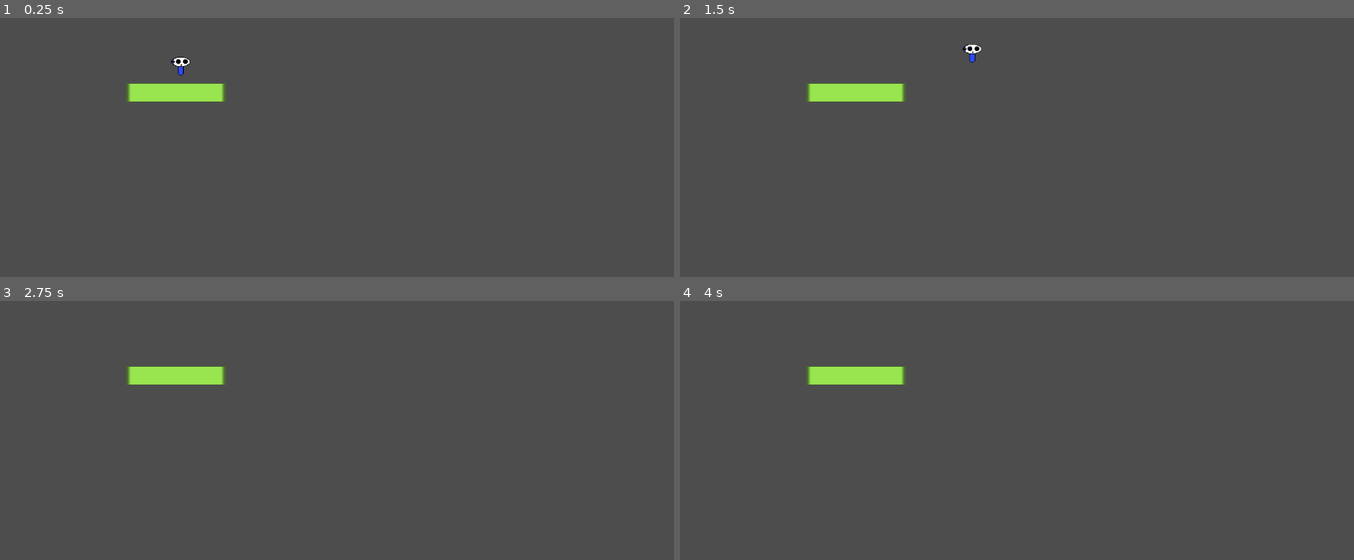
Above: before the commit, frames 1-4 (two rows, left to right).
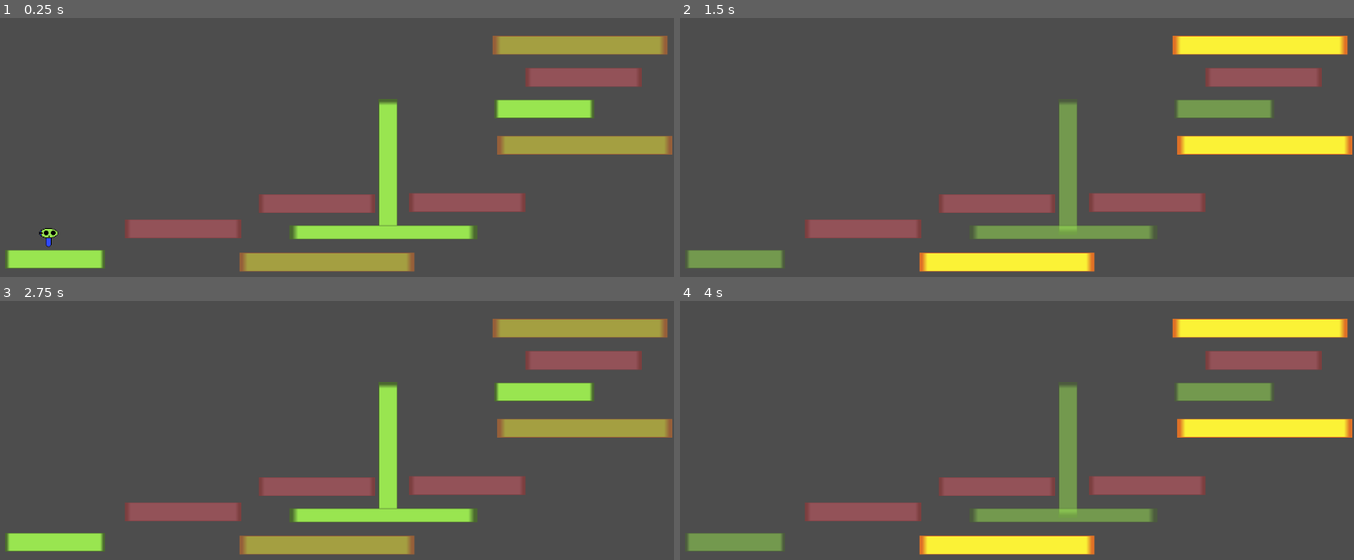
Above: after the commit, the same moments.

Repository: matiascastelnuovo1/project-ascension
Game: Godot game, scene res://scenes/level_test.tscn
Two runs of this game, one before a commit and one after it. Both use one fixed random seed, a clock stepped at 60 frames per second and the inputs below.
Inputs:
- Up to frame 1 (0.25 s): no input
- Up to frame 2 (1.5 s): hold Right (ui_right) from 0.53 s (still down); tap X (cambiar_mascara, bound only after the commit) at 0.6, 1.35 s
- Up to frame 3 (2.75 s): release Right (ui_right) at 2.03 s; hold Left (ui_left) from 2.03 s (still down); tap X (cambiar_mascara, bound only after the commit) at 2.1 s
- Up to frame 4 (4 s): tap Enter at 2.75 s; release Left (ui_left) at 2.78 s; hold Right (ui_right) from 2.78 s (still down); tap X (cambiar_mascara, bound only after the commit) at 2.85, 3.6 s; tap Space at 3.5 s

The runs differ from the first frame. In frame 1, 17% of the frame differs, in the area x 0-100%, y 6-99%; in frame 2, 17%; in frame 3, 17%; in frame 4, 17%.

Commit message:
Controles Plataforma Completos
Complete los controles de plataforma para el juego.
Igual esto se deberia aplicar a un TileMap creo.

Diff:
--- a/assets/personaje.tscn
+++ b/assets/personaje.tscn
@@ -1,16 +1,34 @@
-[gd_scene load_steps=5 format=3 uid="uid://jjlq5pq8jsa5"]
+[gd_scene load_steps=7 format=3 uid="uid://jjlq5pq8jsa5"]
 
 [ext_resource type="Script" uid="uid://d7ky4gv470b3" path="res://scripts/personaje.gd" id="1_ojj8y"]
-[ext_resource type="Texture2D" uid="uid://cum5yqs12pv25" path="res://assets/sprites/placeholder/personaje.png" id="2_bt18g"]
+[ext_resource type="Texture2D" uid="uid://cl3ylfpxau3as" path="res://assets/sprites/placeholder/personaje_amarillo.png" id="2_p5fd7"]
+[ext_resource type="Texture2D" uid="uid://bdl0d4y068h16" path="res://assets/sprites/placeholder/personaje_rojo.png" id="3_jybyp"]
+[ext_resource type="Texture2D" uid="uid://2rwjhvt0rgey" path="res://assets/sprites/placeholder/personaje_verde.png" id="4_gdxc4"]
 
 [sub_resource type="SpriteFrames" id="SpriteFrames_yogbf"]
 animations = [{
 "frames": [{
 "duration": 1.0,
-"texture": ExtResource("2_bt18g")
+"texture": ExtResource("2_p5fd7")
 }],
 "loop": true,
-"name": &"default",
+"name": &"amarillo",
+"speed": 5.0
+}, {
+"frames": [{
+"duration": 1.0,
+"texture": ExtResource("3_jybyp")
+}],
+"loop": true,
+"name": &"rojo",
+"speed": 5.0
+}, {
+"frames": [{
+"duration": 1.0,
+"texture": ExtResource("4_gdxc4")
+}],
+"loop": true,
+"name": &"verde",
 "speed": 5.0
 }]
 
@@ -23,6 +41,7 @@
 
 [node name="AnimatedSprite2D" type="AnimatedSprite2D" parent="."]
 sprite_frames = SubResource("SpriteFrames_yogbf")
+animation = &"verde"
 
 [node name="CollisionShape2D" type="CollisionShape2D" parent="."]
 shape = SubResource("RectangleShape2D_p5fd7")
--- a/assets/plataforma.tscn
+++ b/assets/plataforma.tscn
@@ -1,7 +1,36 @@
-[gd_scene load_steps=4 format=3 uid="uid://bjlcen0y8318f"]
+[gd_scene load_steps=7 format=3 uid="uid://bjlcen0y8318f"]
 
 [ext_resource type="Script" uid="uid://cei6ne2i1a46o" path="res://scripts/plataforma.gd" id="1_ogjxy"]
-[ext_resource type="Texture2D" uid="uid://deakvb0lrm0ms" path="res://assets/sprites/placeholder/platform (1).png" id="2_0n44c"]
+[ext_resource type="Texture2D" uid="uid://dc15hfk2qihkc" path="res://assets/sprites/placeholder/platforma_amarillo.png" id="2_0n44c"]
+[ext_resource type="Texture2D" uid="uid://chl3ajkjxv4dy" path="res://assets/sprites/placeholder/platforma_rojo.png" id="3_h4sbg"]
+[ext_resource type="Texture2D" uid="uid://4npf0kdhnprw" path="res://assets/sprites/placeholder/platforma_verde.png" id="4_bmfiu"]
+
+[sub_resource type="SpriteFrames" id="SpriteFrames_f8ope"]
+animations = [{
+"frames": [{
+"duration": 1.0,
+"texture": ExtResource("2_0n44c")
+}],
+"loop": true,
+"name": &"amarillo",
+"speed": 5.0
+}, {
+"frames": [{
+"duration": 1.0,
+"texture": ExtResource("3_h4sbg")
+}],
+"loop": true,
+"name": &"rojo",
+"speed": 5.0
+}, {
+"frames": [{
+"duration": 1.0,
+"texture": ExtResource("4_bmfiu")
+}],
+"loop": true,
+"name": &"verde",
+"speed": 5.0
+}]
 
 [sub_resource type="RectangleShape2D" id="RectangleShape2D_0n44c"]
 size = Vector2(32, 32)
@@ -10,8 +39,9 @@
 position = Vector2(0, -16)
 script = ExtResource("1_ogjxy")
 
-[node name="Sprite2D" type="Sprite2D" parent="."]
-texture = ExtResource("2_0n44c")
+[node name="AnimatedSprite2D" type="AnimatedSprite2D" parent="."]
+sprite_frames = SubResource("SpriteFrames_f8ope")
+animation = &"amarillo"
 
 [node name="CollisionShape2D" type="CollisionShape2D" parent="."]
 shape = SubResource("RectangleShape2D_0n44c")
--- a/project.godot
+++ b/project.godot
@@ -14,3 +14,27 @@
 run/main_scene="uid://bx0dg2oiaq36"
 config/features=PackedStringArray("4.5", "Forward Plus")
 config/icon="res://icon.svg"
+
+[autoload]
+
+Global="*res://scripts/global.gd"
+
+[input]
+
+moverse_izquierda={
+"deadzone": 0.2,
+"events": [Object(InputEventKey,"resource_local_to_scene":false,"resource_name":"","device":-1,"window_id":0,"alt_pressed":false,"shift_pressed":false,"ctrl_pressed":false,"meta_pressed":false,"pressed":false,"keycode":0,"physical_keycode":65,"key_label":0,"unicode":97,"location":0,"echo":false,"script":null)
+, Object(InputEventKey,"resource_local_to_scene":false,"resource_name":"","device":-1,"window_id":0,"alt_pressed":false,"shift_pressed":false,"ctrl_pressed":false,"meta_pressed":false,"pressed":false,"keycode":0,"physical_keycode":4194319,"key_label":0,"unicode":0,"location":0,"echo":false,"script":null)
+]
+}
+moverse_derecha={
+"deadzone": 0.2,
+"events": [Object(InputEventKey,"resource_local_to_scene":false,"resource_name":"","device":-1,"window_id":0,"alt_pressed":false,"shift_pressed":false,"ctrl_pressed":false,"meta_pressed":false,"pressed":false,"keycode":0,"physical_keycode":68,"key_label":0,"unicode":100,"location":0,"echo":false,"script":null)
+, Object(InputEventKey,"resource_local_to_scene":false,"resource_name":"","device":-1,"window_id":0,"alt_pressed":false,"shift_pressed":false,"ctrl_pressed":false,"meta_pressed":false,"pressed":false,"keycode":0,"physical_keycode":4194321,"key_label":0,"unicode":0,"location":0,"echo":false,"script":null)
+]
+}
+cambiar_mascara={
+"deadzone": 0.2,
+"events": [Object(InputEventKey,"resource_local_to_scene":false,"resource_name":"","device":-1,"window_id":0,"alt_pressed":false,"shift_pressed":false,"ctrl_pressed":false,"meta_pressed":false,"pressed":false,"keycode":0,"physical_keycode":88,"key_label":0,"unicode":120,"location":0,"echo":false,"script":null)
+]
+}
--- a/scenes/level_test.tscn
+++ b/scenes/level_test.tscn
@@ -4,10 +4,63 @@
 [ext_resource type="PackedScene" uid="uid://bjlcen0y8318f" path="res://assets/plataforma.tscn" id="2_vbogn"]
 
 [node name="LevelTest" type="Node2D"]
+position = Vector2(334, 277)
 
 [node name="Personaje" parent="." instance=ExtResource("1_e73ws")]
-position = Vector2(312, 259)
+position = Vector2(-247, 252)
 
-[node name="Plataforma" parent="." instance=ExtResource("2_vbogn")]
-position = Vector2(304, 321)
+[node name="Plataforma_Verde" parent="." instance=ExtResource("2_vbogn")]
+position = Vector2(-236, 329)
 scale = Vector2(5.3199997, 1)
+color_plataforma = "verde"
+
+[node name="Plataforma_Amarillo" parent="." instance=ExtResource("2_vbogn")]
+position = Vector2(227, 334)
+scale = Vector2(9.32, 1)
+color_plataforma = "amarillo"
+
+[node name="Plataforma_Rojo" parent="." instance=ExtResource("2_vbogn")]
+position = Vector2(210, 234)
+scale = Vector2(6.160002, 1.0257026)
+color_plataforma = "rojo"
+
+[node name="Plataforma_Verde2" parent="." instance=ExtResource("2_vbogn")]
+position = Vector2(331, 171)
+rotation = 1.5707964
+scale = Vector2(7.2545476, 1)
+color_plataforma = "verde"
+
+[node name="Plataforma_Amarillo2" parent="." instance=ExtResource("2_vbogn")]
+position = Vector2(666, 134)
+scale = Vector2(9.32, 1)
+color_plataforma = "amarillo"
+
+[node name="Plataforma_Rojo2" parent="." instance=ExtResource("2_vbogn")]
+position = Vector2(-18, 277)
+scale = Vector2(6.160002, 1.0257026)
+color_plataforma = "rojo"
+
+[node name="Plataforma_Verde3" parent="." instance=ExtResource("2_vbogn")]
+position = Vector2(323, 283)
+scale = Vector2(10, 0.73300004)
+color_plataforma = "verde"
+
+[node name="Plataforma_Rojo3" parent="." instance=ExtResource("2_vbogn")]
+position = Vector2(466, 232)
+scale = Vector2(6.160002, 1.0257026)
+color_plataforma = "rojo"
+
+[node name="Plataforma_Verde4" parent="." instance=ExtResource("2_vbogn")]
+position = Vector2(597, 72)
+scale = Vector2(5.3199997, 1)
+color_plataforma = "verde"
+
+[node name="Plataforma_Amarillo3" parent="." instance=ExtResource("2_vbogn")]
+position = Vector2(658, -37)
+scale = Vector2(9.32, 1)
+color_plataforma = "amarillo"
+
+[node name="Plataforma_Rojo4" parent="." instance=ExtResource("2_vbogn")]
+position = Vector2(664, 17.99997)
+scale = Vector2(6.160002, 1.0257026)
+color_plataforma = "rojo"
--- /dev/null
+++ b/scripts/global.gd
@@ -0,0 +1,13 @@
+extends Node
+
+enum ESTADO_MASCARA {VERDE,ROJO,AMARILLO}
+var estado_mascara_actual = ESTADO_MASCARA.VERDE
+
+func cambiar_mascara():
+	match estado_mascara_actual:
+		ESTADO_MASCARA.VERDE:
+			estado_mascara_actual = ESTADO_MASCARA.ROJO
+		ESTADO_MASCARA.ROJO:
+			estado_mascara_actual = ESTADO_MASCARA.AMARILLO
+		ESTADO_MASCARA.AMARILLO:
+			estado_mascara_actual = ESTADO_MASCARA.VERDE
--- a/scripts/personaje.gd
+++ b/scripts/personaje.gd
@@ -1,8 +1,13 @@
 extends CharacterBody2D
 
-@export var speed := 200.0
-@export var jump_velocity := -400.0
-@export var gravity := 1200.0
+var speed := 200.0
+var jump_velocity := -400.0
+var gravity := 1200.0
+var mascara_actual = Global.estado_mascara_actual
+var animated_sprite_2d
+
+func _main():
+	animated_sprite_2d = $AnimatedSprite2D
 
 func _physics_process(delta):
 	# Aplicar gravedad
@@ -13,7 +18,20 @@
 		velocity.y = jump_velocity
 
 	# Movimiento horizontal
-	var direction := Input.get_axis("ui_left", "ui_right")
+	var direction := Input.get_axis("moverse_izquierda", "moverse_derecha")
 	velocity.x = direction * speed
 
+	if Input.is_action_just_pressed("cambiar_mascara"):
+		Global.cambiar_mascara()
+
 	move_and_slide()
+
+func controlador_animacion_mascara():
+
+	match Global.estado_mascara_actual:
+		Global.ESTADO_MASCARA.AMARILLO:
+			animated_sprite_2d.play("amarillo")
+		Global.ESTADO_MASCARA.ROJO:
+			animated_sprite_2d.play("rojo")
+		Global.ESTADO_MASCARA.VERDE:
+			animated_sprite_2d.play("verde")
--- a/scripts/plataforma.gd
+++ b/scripts/plataforma.gd
@@ -1 +1,46 @@
 extends StaticBody2D
+
+enum ESTADO {activo, innactivo}
+var animated_sprite_2d
+var collision_shape_2d
+@export var color_plataforma: String
+
+func _ready():
+	animated_sprite_2d = $AnimatedSprite2D
+	collision_shape_2d = $CollisionShape2D
+	colorear_plataforma(color_plataforma)
+
+func _physics_process(delta):
+	checkear_estado()
+
+func checkear_estado():
+	match Global.estado_mascara_actual:
+		Global.ESTADO_MASCARA.AMARILLO:
+			if color_plataforma == "amarillo":
+				animated_sprite_2d.modulate.a = 1
+				collision_shape_2d.disabled = false
+			else:
+				animated_sprite_2d.modulate.a = 0.5
+				collision_shape_2d.disabled = true
+		Global.ESTADO_MASCARA.ROJO:
+			if color_plataforma == "rojo":
+				animated_sprite_2d.modulate.a = 1
+				collision_shape_2d.disabled = false
+			else:
+				animated_sprite_2d.modulate.a = 0.5
+				collision_shape_2d.disabled = true
+		Global.ESTADO_MASCARA.VERDE:
+			if color_plataforma == "verde":
+				animated_sprite_2d.modulate.a = 1
+				collision_shape_2d.disabled = false
+			else:
+				animated_sprite_2d.modulate.a = 0.5
+				collision_shape_2d.disabled = true
+
+func colorear_plataforma(color_plataforma):
+	if color_plataforma == "amarillo":
+		animated_sprite_2d.play("amarillo")
+	if color_plataforma == "verde":
+		animated_sprite_2d.play("verde")
+	if color_plataforma == "rojo":
+		animated_sprite_2d.play("rojo")
Binary file removed: assets/sprites/placeholder/personaje.png
Binary file added: assets/sprites/placeholder/personaje_amarillo.png
Not shown, changed: assets/sprites/placeholder/personaje_amarillo.png.import
Binary file added: assets/sprites/placeholder/personaje_rojo.png
Not shown, changed: assets/sprites/placeholder/personaje_rojo.png.import
Binary file added: assets/sprites/placeholder/personaje_verde.png
Not shown, changed: assets/sprites/placeholder/personaje_verde.png.import
Renamed: assets/sprites/placeholder/platform (2).png -> assets/sprites/placeholder/platforma_amarillo.png
Not shown, added: assets/sprites/placeholder/platforma_amarillo.png.import
Renamed: assets/sprites/placeholder/platform (3).png -> assets/sprites/placeholder/platforma_rojo.png
Not shown, changed: assets/sprites/placeholder/platforma_rojo.png.import
Renamed: assets/sprites/placeholder/platform (1).png -> assets/sprites/placeholder/platforma_verde.png
(and 2 more such lines)
